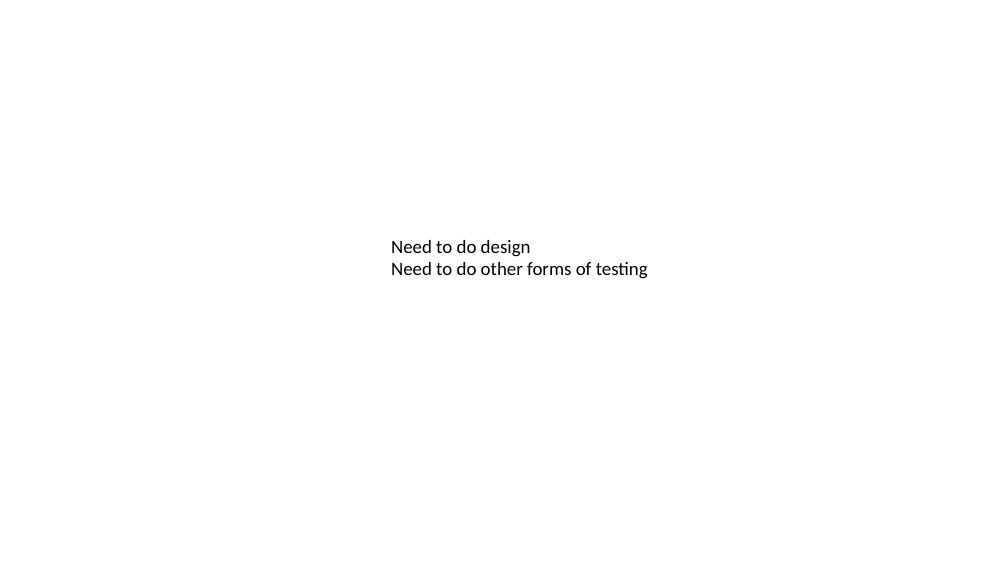
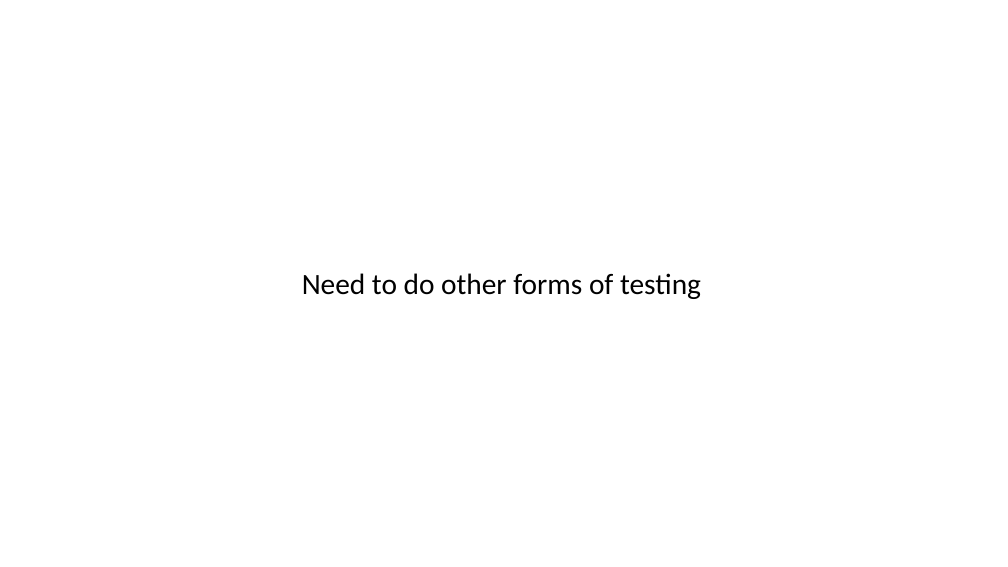
Before and after one commit to iancooper/Presentations, a slide deck: slide 45 of Kent Beck Style TDD - Seven Years After.pptx. Drawn at 1008x567 pixels with LibreOffice and Linux fonts; fonts in the diff are those of the drawing. Boxes give left, top, right and bottom in pixels: in the first picture for what was removed or moved away, otherwise in the second. Text is boxed around its words. In the diff, an @@ line names an element or a change of style, - is before the commit and + after.

Commit message:
Some fixes

```diff
--- a/Kent Beck Style TDD - Seven Years After.pptx
+++ b/Kent Beck Style TDD - Seven Years After.pptx
@@ text "Need to do other forms ..." moved from (x1=391, y1=240, x2=648, y2=279) to (x1=302, y1=273, x2=701, y2=299) @@
@@ text "Need to do other forms ..." at (x1=302, y1=273, x2=701, y2=299): size 18 to 28 pt @@
@@ text at (x1=391, y1=240, x2=531, y2=257): paragraph removed @@
-Need to do design
```
Also in this commit, not shown: 5 other slides changed.
